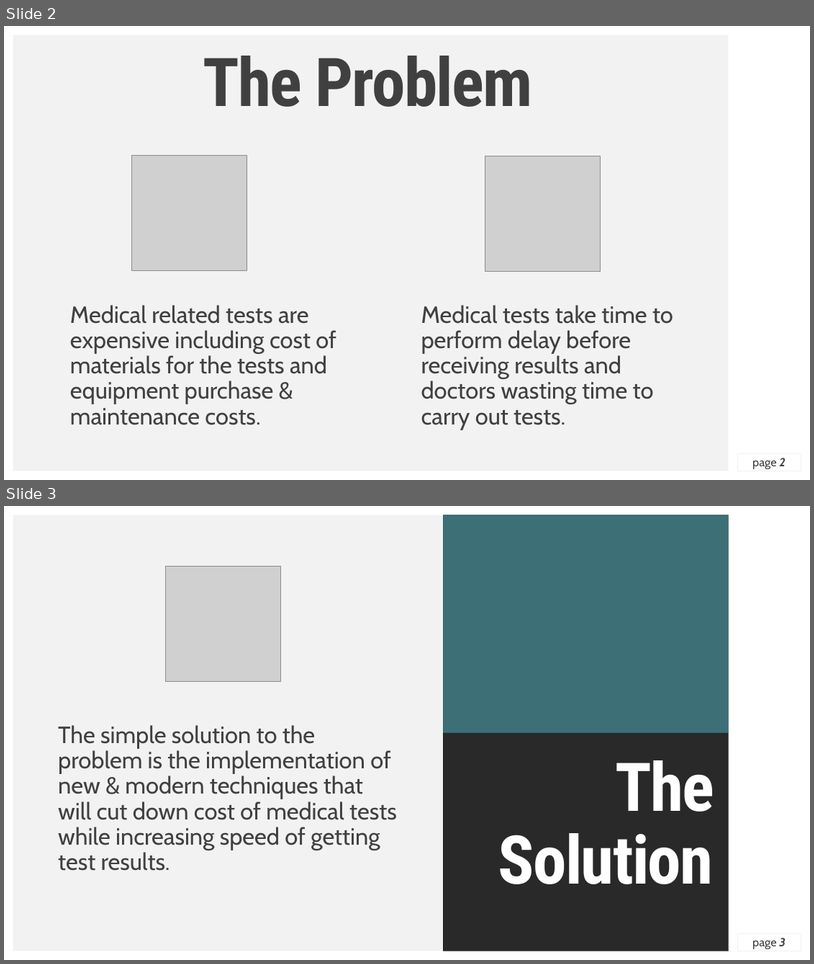
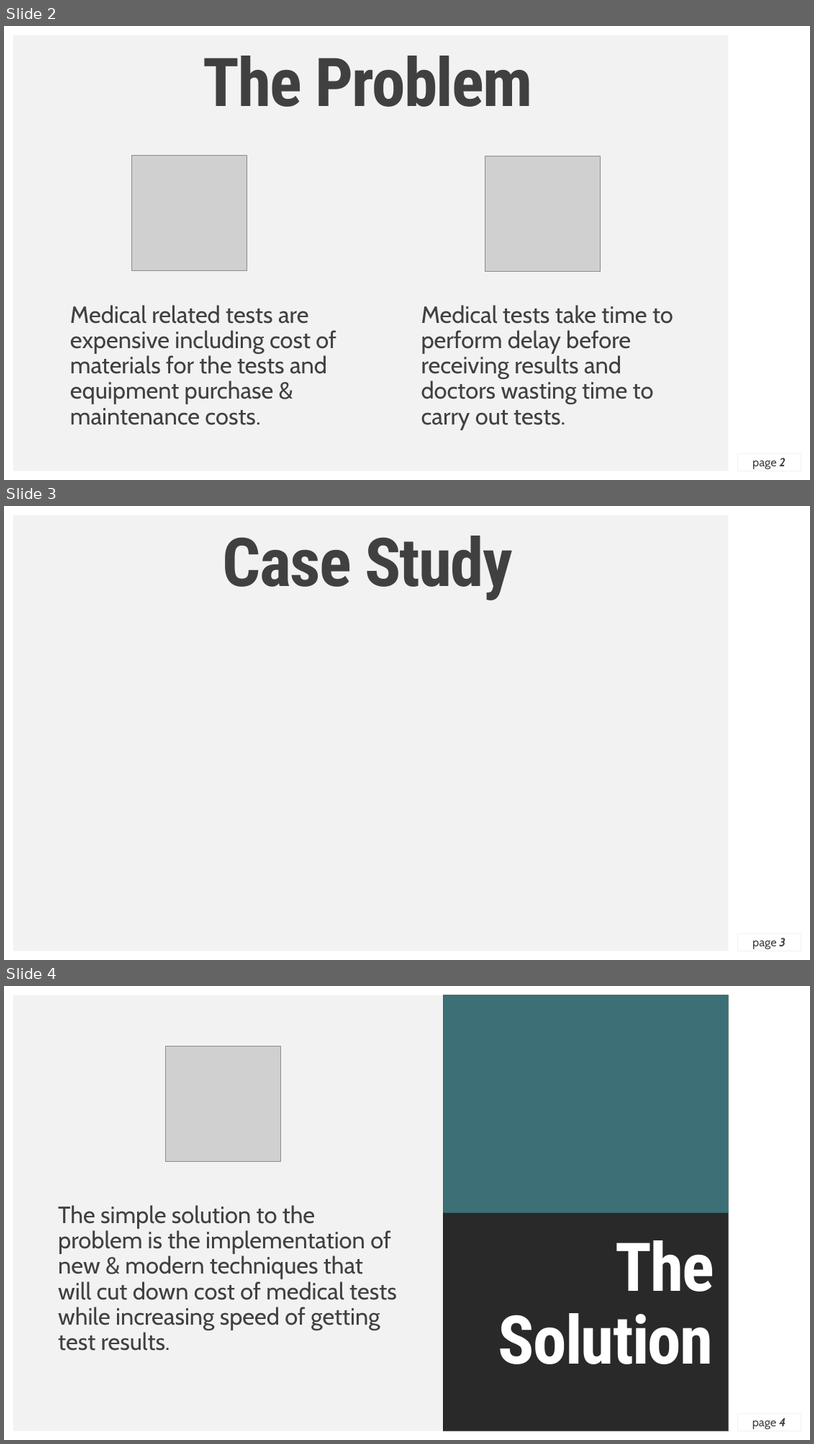
Before and after one commit to LordGhostX/QuickMed, a slide deck: slide/QuickMed.pptx. Shown one above the other, each under a label of ours: slides 2 and 3 before the commit, slides 2, 3 and 4 after it. The pictures are 814x964 and 814x1444 pixels, drawn with LibreOffice and Linux fonts; fonts in the diff are those of the drawing; grey boxes stand for pictures; background and template pictures are left out. Boxes give left, top, right and bottom in pixels: in the first picture for what was removed or moved away, otherwise in the second. Text is boxed around its words. In the diff, an @@ line names an element or a change of style, - is before the commit and + after.

```diff
--- a/slide/QuickMed.pptx
+++ b/slide/QuickMed.pptx
@@ slide 3 added at [4,506,810,960], background #F2F2F2; not listed: 4 template elements that a slide beside it also shows @@
@@ title added at [223,536,513,600], 80 pt, text #404040, bold @@
+Case Study
@@ page number added at [738,933,801,951], outline #F2F2F2 0.25 pt, 14 pt, text #404040 @@
+page 3
@@ what was slide 3 is now slide 4 @@
@@ page number at [753,1417,786,1429]: text changed @@
-page 3
+page 4
```
Also in this commit, not shown: 2 slides changed.
